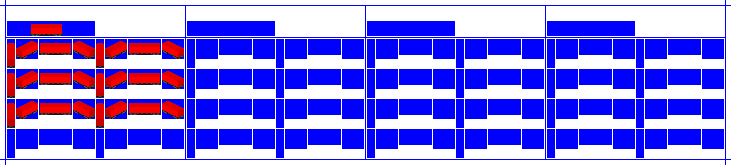
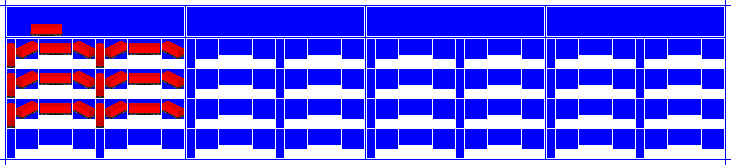
Two versions of the same layered image (731 x 165). Layer-by-layer changes:
painted on "Background" over [7, 7, 724, 36]